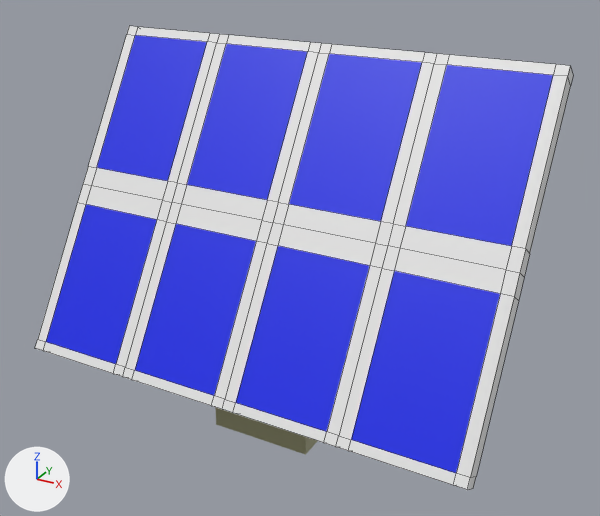
The Blender file Objects/Misc/solar-panel_01-01_00.blend, before and after one commit.
Rendered twice from a 50 mm camera at (0.627, -1.087, 0.847) aimed at (0.021, 0.014, 0.297). Every picture has the same lights, and +X, +Y and +Z are marked at lower left. Mesh edges are drawn as thin lines on the coarser meshes.

Names of what the first picture shows: 'Base-Ground', 'Panel'.
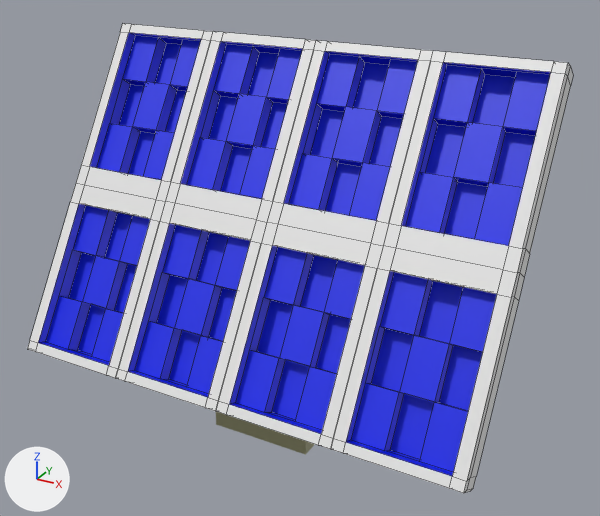
Boxes (x1, y1, x2, y2) around the edits, measured in the pictures (600 x 516 px):
'Panel', reshaped
    before: (35, 26, 573, 490)
    after: (27, 23, 573, 493)
part 1 of me_cube, built on
    before: (35, 166, 526, 490)
    after: (27, 23, 570, 493)

What the commit changed:
me_cube is used by ob_panel; location (0.001, -0.036, 0.354); rotation (0.0, 0.0, -1.571), in degrees (0, 0, -90).
me_cube had 240 vertices, 216 faces and spanned x -0.189..0.161, y -0.393..0.391, z -0.255..0.272.
me_cube now has 544 vertices, 520 faces and spans x -0.189..0.178, y -0.393..0.391, z -0.255..0.279.
me_cube part 1: 16 vertices removed from x 0.001..0.161, y -0.374..0.371, z -0.236..0.018; 320 vertices added at x -0.171..0.178, y -0.393..0.391, z -0.248..0.279.
